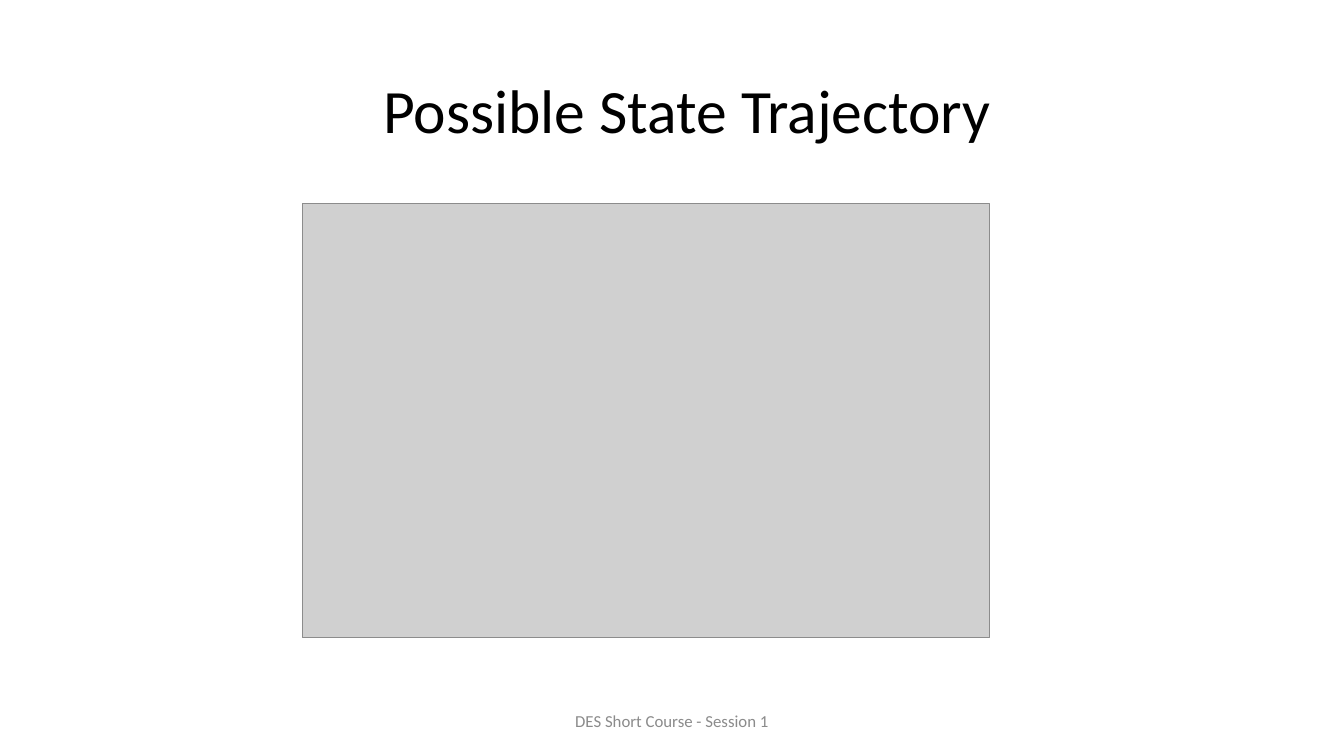
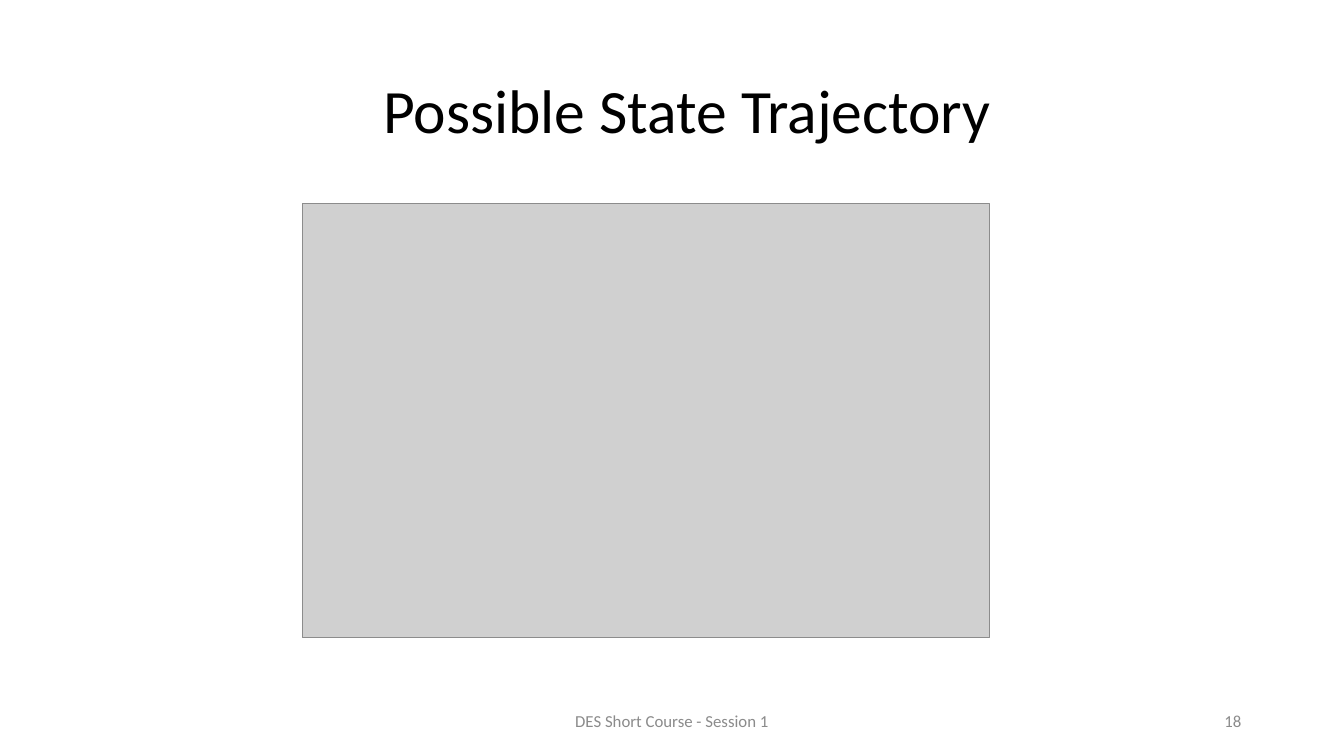
Before and after one commit to ahbuss/DESModeling, a slide deck: slide 18 of Short Course/Slides/Session 1.pptx (slide 17 before the commit). Drawn at 1344x756 pixels with LibreOffice and Linux fonts; fonts in the diff are those of the drawing; grey boxes stand for pictures; background and template pictures are left out. Boxes give left, top, right and bottom in pixels: in the first picture for what was removed or moved away, otherwise in the second. Text is boxed around its words. In the diff, an @@ line names an element or a change of style, - is before the commit and + after.

```diff
--- a/Short Course/Slides/Session 1.pptx
+++ b/Short Course/Slides/Session 1.pptx
@@ page number added at box(1224, 715, 1241, 727), 12 pt, text #8C8C8C @@
+18
```
Also in this commit, not shown: 15 other slides changed, 1 slide added, 18 other files.
